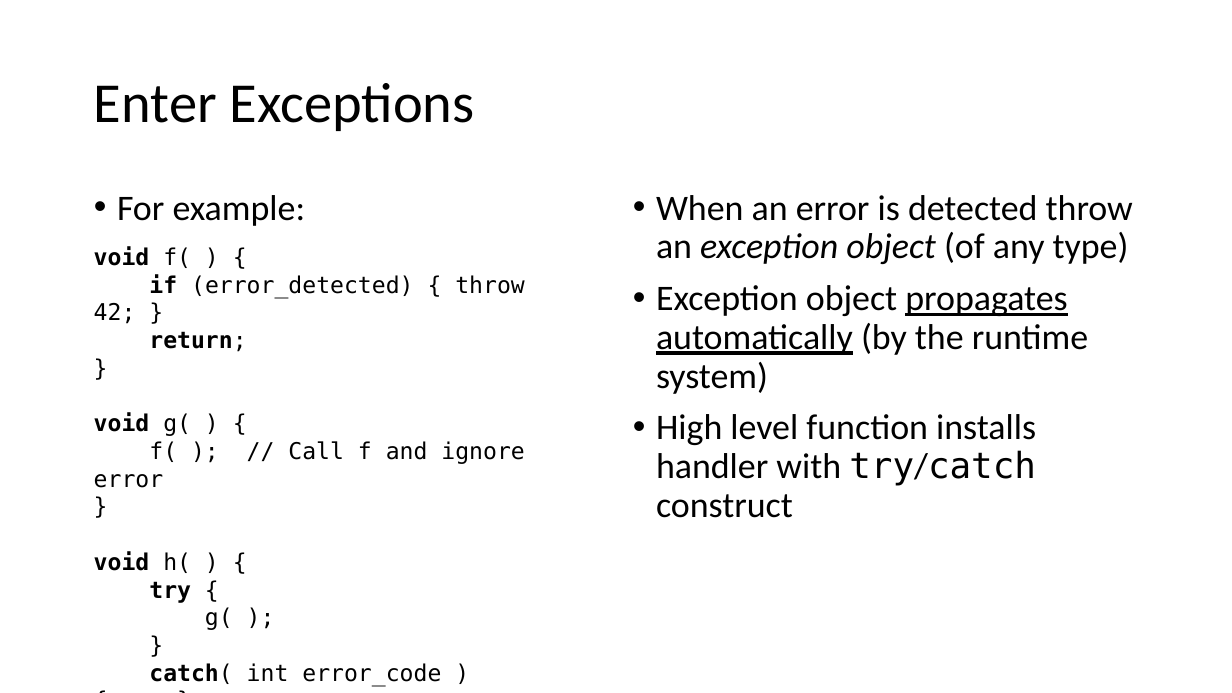
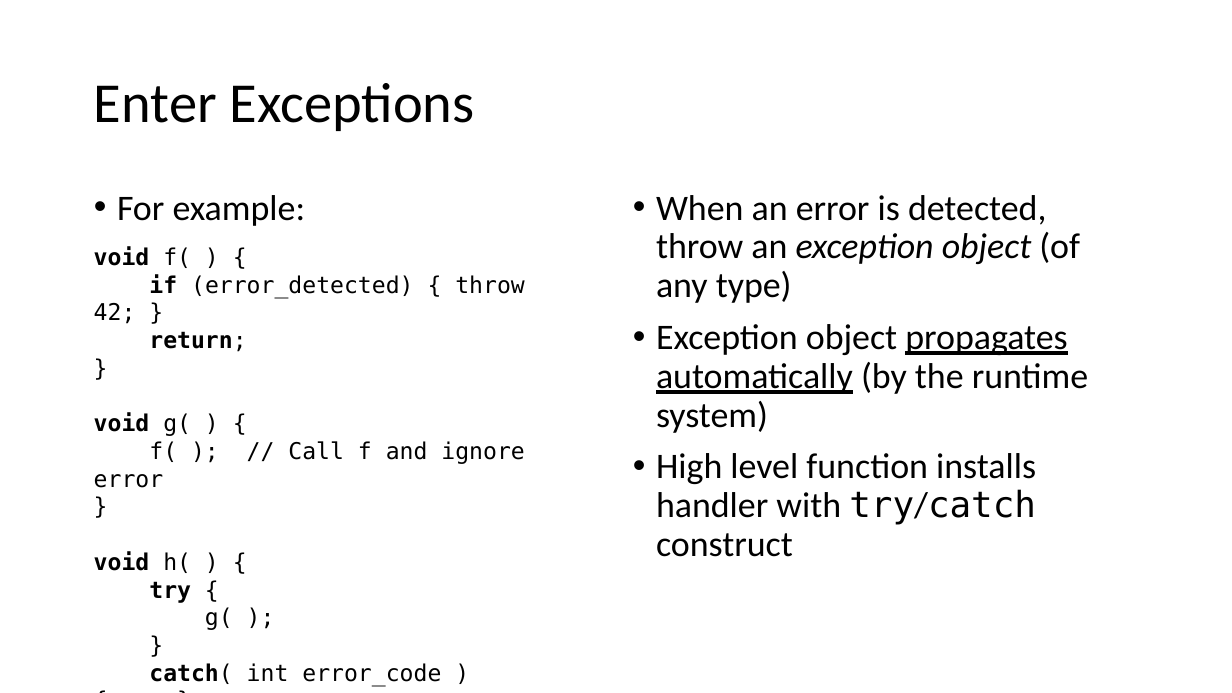
Before and after one commit to pchapin/cpp, a slide deck: slide 6 of Presentations/Exceptions.pptx. Drawn at 1232x693 pixels with LibreOffice and Linux fonts; fonts in the diff are those of the drawing. Boxes give left, top, right and bottom in pixels: in the first picture for what was removed or moved away, otherwise in the second. Text is boxed around its words. In the diff, an @@ line names an element or a change of style, - is before the commit and + after.

Commit message:
More work on the Exceptions presentation.

```diff
--- a/Presentations/Exceptions.pptx
+++ b/Presentations/Exceptions.pptx
@@ text at [656,195,1080,303]: text changed @@
-• When an error is detected throw an exception object (of any type)
+• When an error is detected, throw an exception object (of any type)
```
Also in this commit, not shown: 5 other slides changed, 6 slides added.
